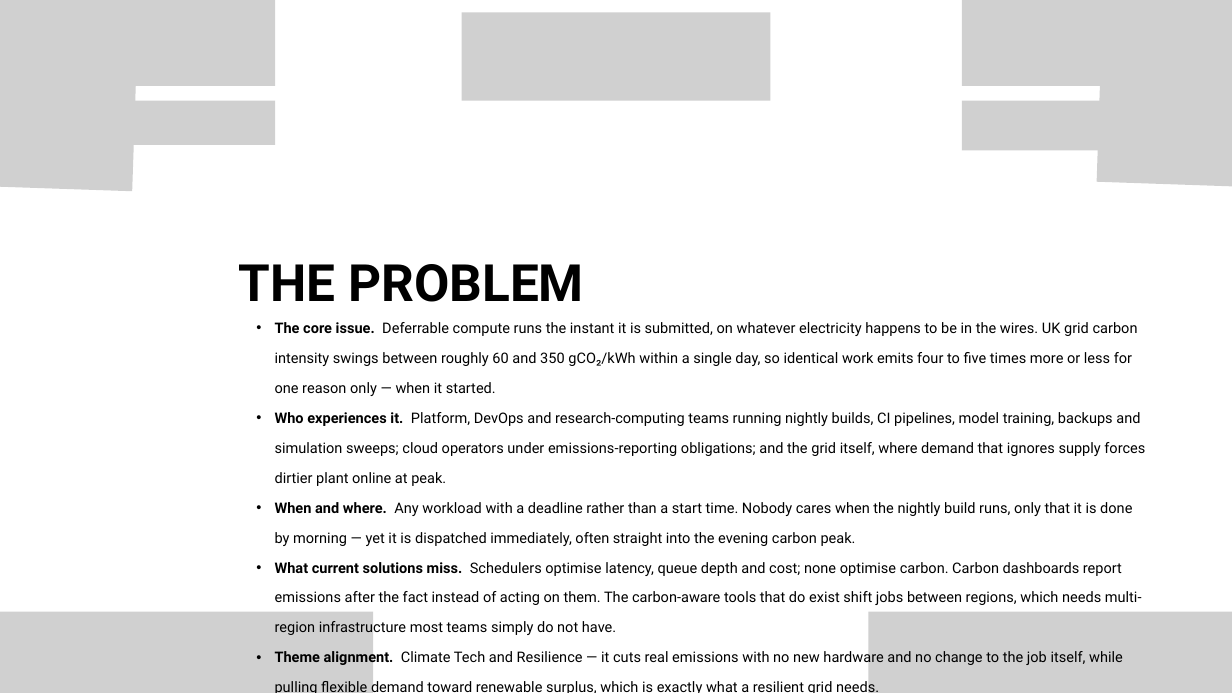
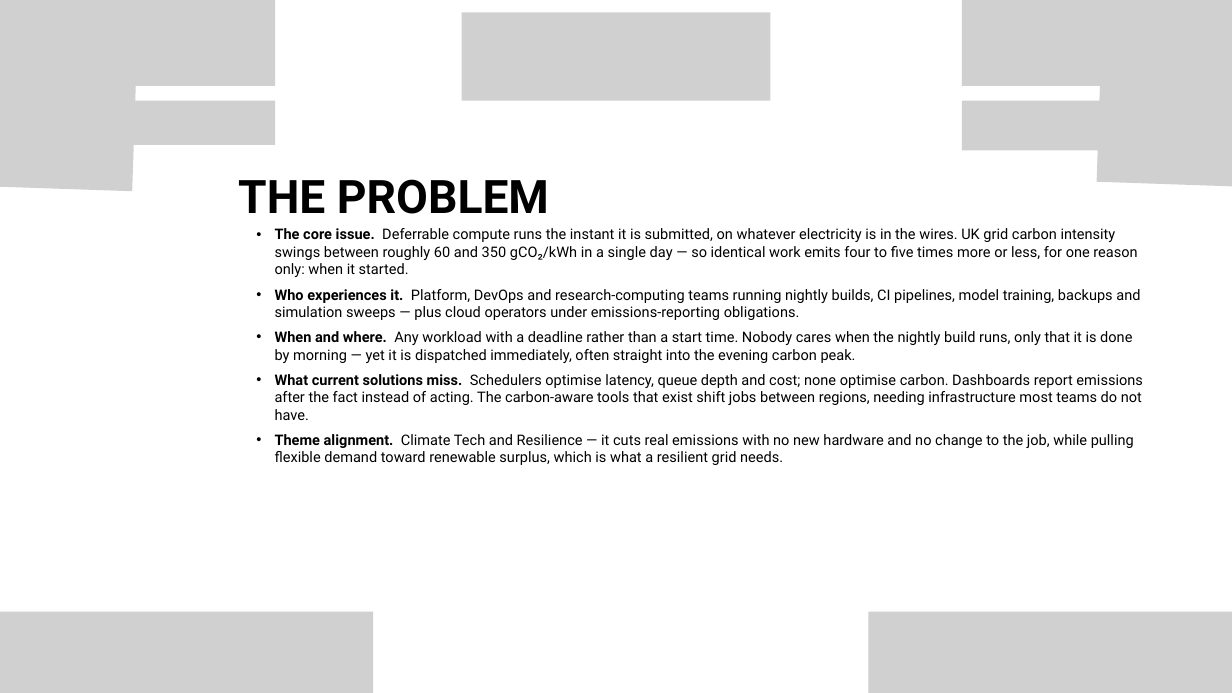
Before and after one commit to hj6403082-glitch/eco-arb, a slide deck: slide 2 of docs/deck/ECO-ARB_VNAK-753_VinHack2026.pptx. Drawn at 1232x693 pixels with LibreOffice and Linux fonts; fonts in the diff are those of the drawing; grey boxes stand for pictures. Boxes give left, top, right and bottom in pixels: in the first picture for what was removed or moved away, otherwise in the second. Text is boxed around its words. In the diff, an @@ line names an element or a change of style, - is before the commit and + after.

```diff
--- a/docs/deck/ECO-ARB_VNAK-753_VinHack2026.pptx
+++ b/docs/deck/ECO-ARB_VNAK-753_VinHack2026.pptx
@@ text "THE PROBLEM": place and size @@
-text "THE PROBLEM" at [239, 264, 584, 302]
+text "THE PROBLEM" at [238, 179, 549, 214]
@@ text "THE PROBLEM" at [238, 179, 549, 214]: size 60 to 54 pt; alignment centre to left @@
@@ text "The core issue. Deferrable compute ...": place and size @@
-text "The core issue. Deferrable compute ..." at [275, 322, 1145, 693]
+text "The core issue. Deferrable compute ..." at [275, 228, 1142, 465]
@@ text at [275, 228, 1140, 320]: text changed @@
-  • The core issue. Deferrable compute runs the instant it is submitted, on whatever electricity happens to be in the wires. UK grid carbon intensity swings between roughly 60 and 350 gCO₂/kWh within a single day, so identical work emits four to five times more or less for one reason only — when it started.
-  • Who experiences it. Platform, DevOps and research-computing teams running nightly builds, CI pipelines, model training, backups and simulation sweeps; cloud operators under emissions-reporting obligations; and the grid itself, where demand that ignores supply forces dirtier plant online at peak.
+  • The core issue. Deferrable compute runs the instant it is submitted, on whatever electricity is in the wires. UK grid carbon intensity swings between roughly 60 and 350 gCO₂/kWh in a single day — so identical work emits four to five times more or less, for one reason only: when it started.
+  • Who experiences it. Platform, DevOps and research-computing teams running nightly builds, CI pipelines, model training, backups and simulation sweeps — plus cloud operators under emissions-reporting obligations.
@@ text at [275, 331, 1132, 363]: line spacing 35pt to 1; more space between paragraphs @@
@@ text at [275, 374, 1142, 465]: text changed @@
-  • What current solutions miss. Schedulers optimise latency, queue depth and cost; none optimise carbon. Carbon dashboards report emissions after the fact instead of acting on them. The carbon-aware tools that do exist shift jobs between regions, which needs multi-region infrastructure most teams simply do not have.
-  • Theme alignment. Climate Tech and Resilience — it cuts real emissions with no new hardware and no change to the job itself, while pulling flexible demand toward renewable surplus, which is exactly what a resilient grid needs.
+  • What current solutions miss. Schedulers optimise latency, queue depth and cost; none optimise carbon. Dashboards report emissions after the fact instead of acting. The carbon-aware tools that exist shift jobs between regions, needing infrastructure most teams do not have.
+  • Theme alignment. Climate Tech and Resilience — it cuts real emissions with no new hardware and no change to the job, while pulling flexible demand toward renewable surplus, which is what a resilient grid needs.
```
Also in this commit, not shown: 5 other slides changed.
